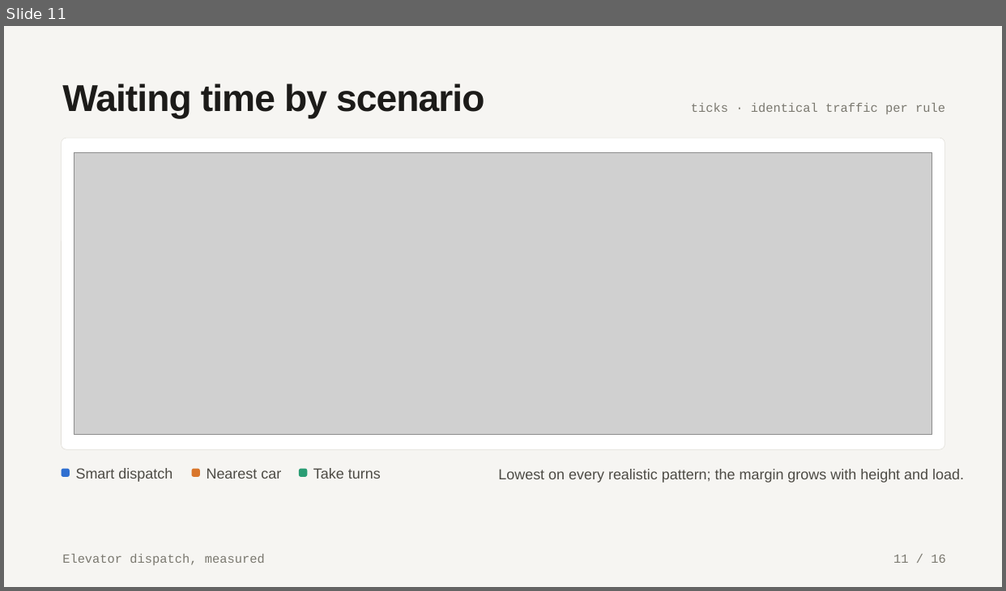
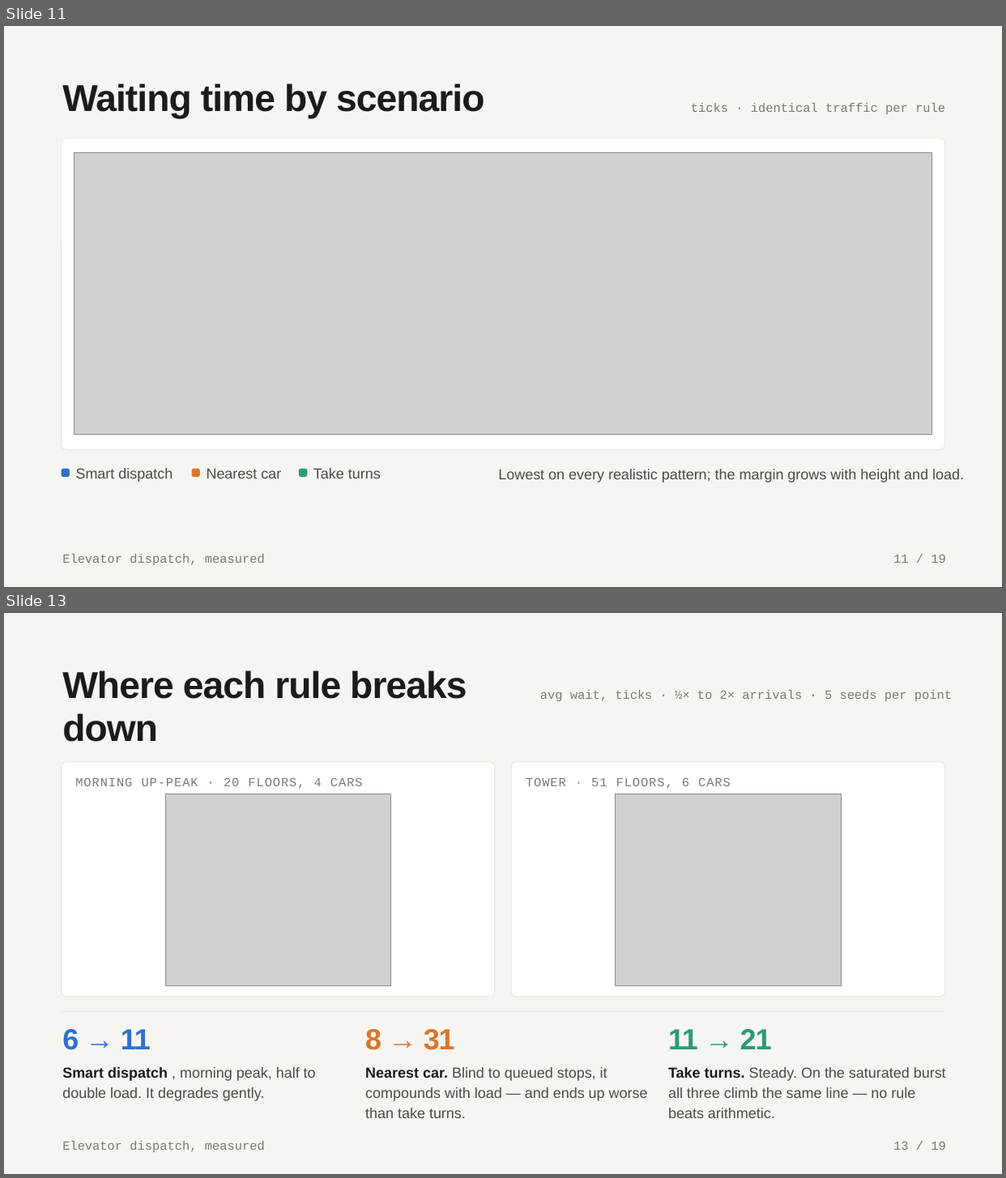
Before and after one commit to samuelgregorovic/elevator-dispatch-sim, a slide deck: docs/presentation/elevator-dispatch.pptx. Shown one above the other, each under a label of ours: slide 11 before the commit, slides 11 and 13 after it; the slides between them are not shown. The pictures are 1006x591 and 1006x1178 pixels, drawn with LibreOffice and Linux fonts; fonts in the diff are those of the drawing; grey boxes stand for pictures. Boxes give left, top, right and bottom in pixels: in the first picture for what was removed or moved away, otherwise in the second. Text is boxed around its words. In the diff, an @@ line names an element or a change of style, - is before the commit and + after.

```diff
--- a/docs/presentation/elevator-dispatch.pptx
+++ b/docs/presentation/elevator-dispatch.pptx
@@ slide 13 added at (x1=4, y1=613, x2=1002, y2=1174), background #F6F5F2 @@
@@ text added at (x1=62, y1=671, x2=467, y2=742), 54 pt, text #1C1B19, bold @@
+Where each rule breaks down
@@ text added at (x1=540, y1=690, x2=952, y2=701), 18 pt, text #7A786F @@
+avg wait, ticks · ½× to 2× arrivals · 5 seeds per point
@@ rounded rectangle added at (x1=62, y1=762, x2=495, y2=997), fill #FFFFFF, outline #E1DFD9 0.75 pt @@
@@ text added at (x1=75, y1=778, x2=363, y2=789), 18 pt, text #7A786F @@
+MORNING UP-PEAK · 20 FLOORS, 4 CARS
@@ rounded rectangle added at (x1=511, y1=762, x2=945, y2=997), fill #FFFFFF, outline #E1DFD9 0.75 pt @@
@@ text added at (x1=526, y1=778, x2=731, y2=789), 18 pt, text #7A786F @@
+TOWER · 51 FLOORS, 6 CARS
@@ picture added at (x1=165, y1=794, x2=390, y2=986) @@
@@ picture added at (x1=616, y1=794, x2=841, y2=986) @@
@@ rectangle added at (x1=62, y1=1012, x2=945, y2=1012), fill #E1DFD9 @@
@@ text added at (x1=62, y1=1029, x2=151, y2=1050), 42 pt, text #2F6FD0, bold @@
+6 → 11
@@ text added at (x1=365, y1=1029, x2=455, y2=1050), 42 pt, text #D9762B, bold @@
+8 → 31
@@ text added at (x1=668, y1=1029, x2=772, y2=1050), 42 pt, text #2A9D74, bold @@
+11 → 21
@@ text added at (x1=62, y1=1067, x2=316, y2=1101), 21 pt, text #4C4A44 @@
+Smart dispatch , morning peak, half to double load. It degrades gently.
@@ text added at (x1=365, y1=1067, x2=648, y2=1118), 21 pt, text #4C4A44 @@
+Nearest car. Blind to queued stops, it compounds with load — and ends up worse than take turns.
@@ text added at (x1=668, y1=1067, x2=946, y2=1118), 21 pt, text #4C4A44 @@
+Take turns. Steady. On the saturated burst all three climb the same line — no rule beats arithmetic.
@@ text added at (x1=62, y1=1141, x2=265, y2=1152), 18 pt, text #7A786F @@
+Elevator dispatch, measured
@@ text added at (x1=893, y1=1142, x2=945, y2=1150), 18 pt, text #7A786F @@
+13 / 19
@@ slide 11 changed as well @@
@@ text at (x1=893, y1=555, x2=945, y2=563): text changed @@
-11 / 16
+11 / 19
```
Also in this commit, not shown: 15 other slides changed, 2 other slides added, 2 other files.
